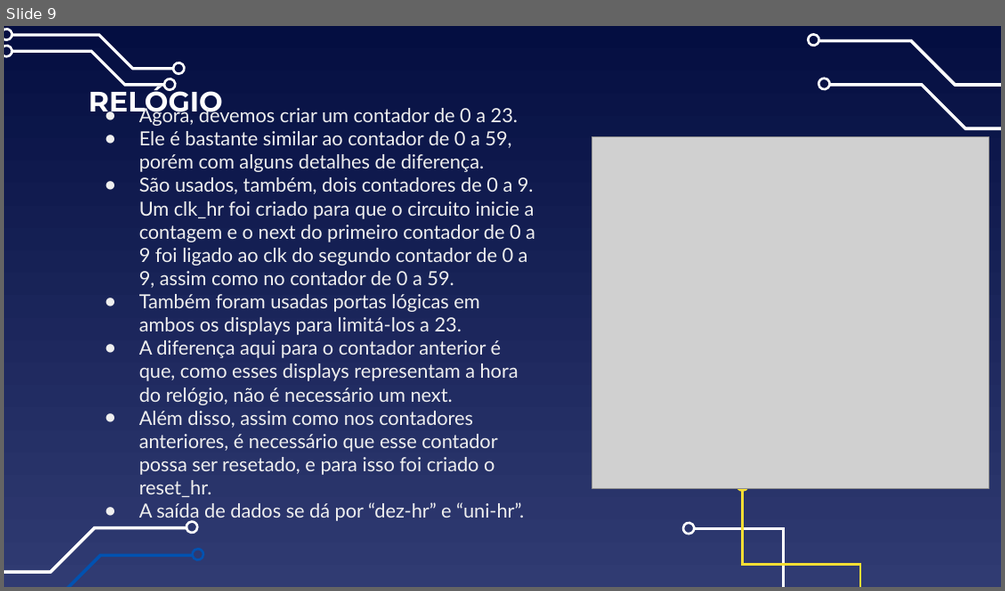
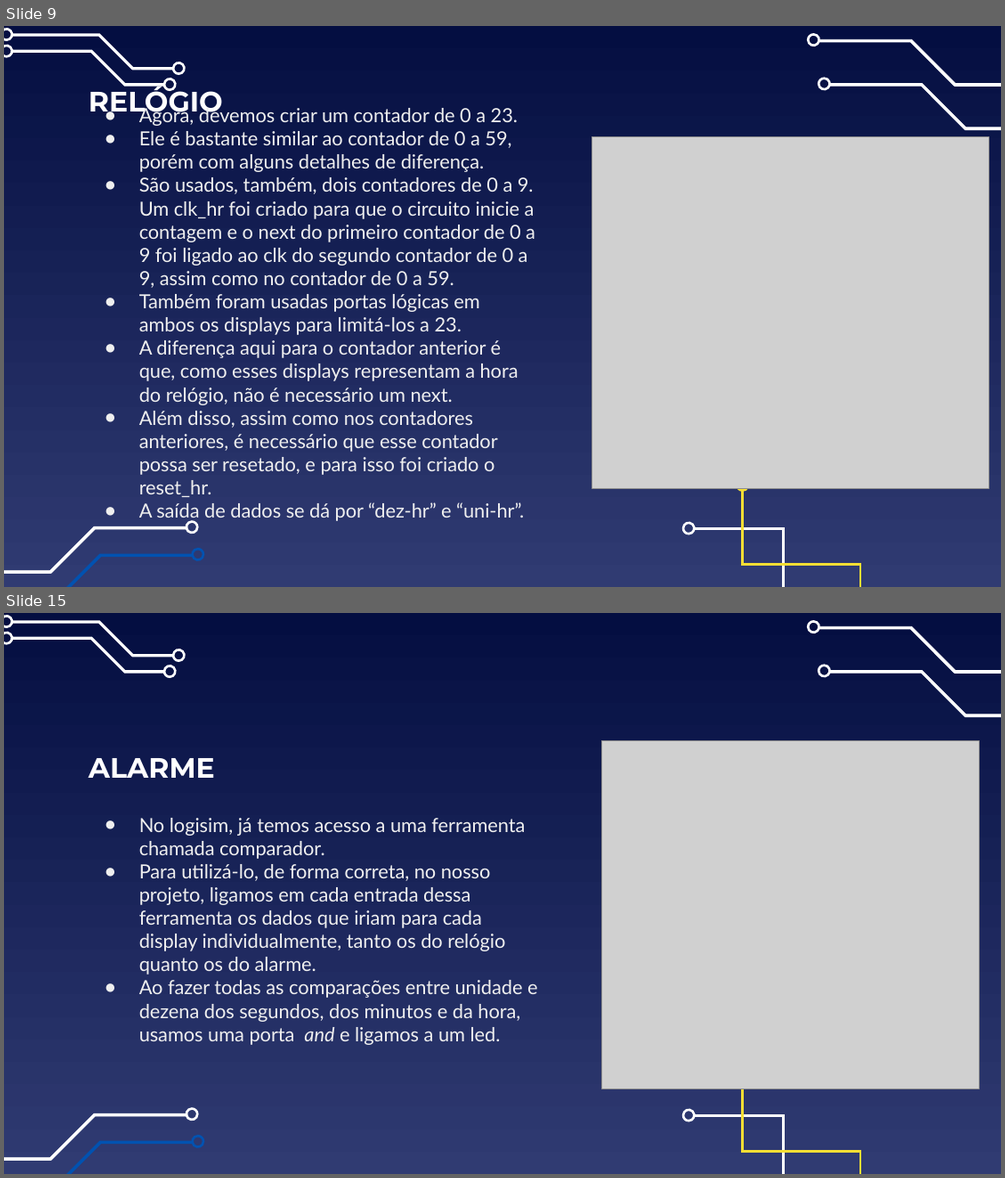
Before and after one commit to IgorTorquatto/Circuitos_Digitais, a slide deck: Trabalho_2_Circuitos_Digitais/TRABALHO.pptx. Shown one above the other, each under a label of ours: slide 9 before the commit, slides 9 and 15 after it; the slides between them are not shown. The pictures are 1005x591 and 1005x1178 pixels, drawn with LibreOffice and Linux fonts; fonts in the diff are those of the drawing; grey boxes stand for pictures. Boxes give left, top, right and bottom in pixels: in the first picture for what was removed or moved away, otherwise in the second. Text is boxed around its words. In the diff, an @@ line names an element or a change of style, - is before the commit and + after.

```diff
--- a/Trabalho_2_Circuitos_Digitais/TRABALHO.pptx
+++ b/Trabalho_2_Circuitos_Digitais/TRABALHO.pptx
@@ slide 15 added at (4,613,1001,1174), background gradient #040E41 to #303B72; not listed: 17 template elements that a slide beside it also shows @@
@@ picture added at (602,741,979,1088) @@
@@ title added at (89,758,215,778), 27 pt, text #FFFFFF, bold @@
+ALARME
@@ text added at (139,818,538,1045), 18.7 pt, text #EFEFEF @@
+● No logisim, já temos acesso a uma ferramenta chamada comparador.
+● Para utilizá-lo, de forma correta, no nosso projeto, ligamos em cada entrada dessa ferramenta os dados que iriam para cada display individualmente, tanto os do relógio quanto os do alarme.
+● Ao fazer todas as comparações entre unidade e dezena dos segundos, dos minutos e da hora, usamos uma porta and e ligamos a um led.
```
Also in this commit, not shown: 10 other slides added, 10 other files.
